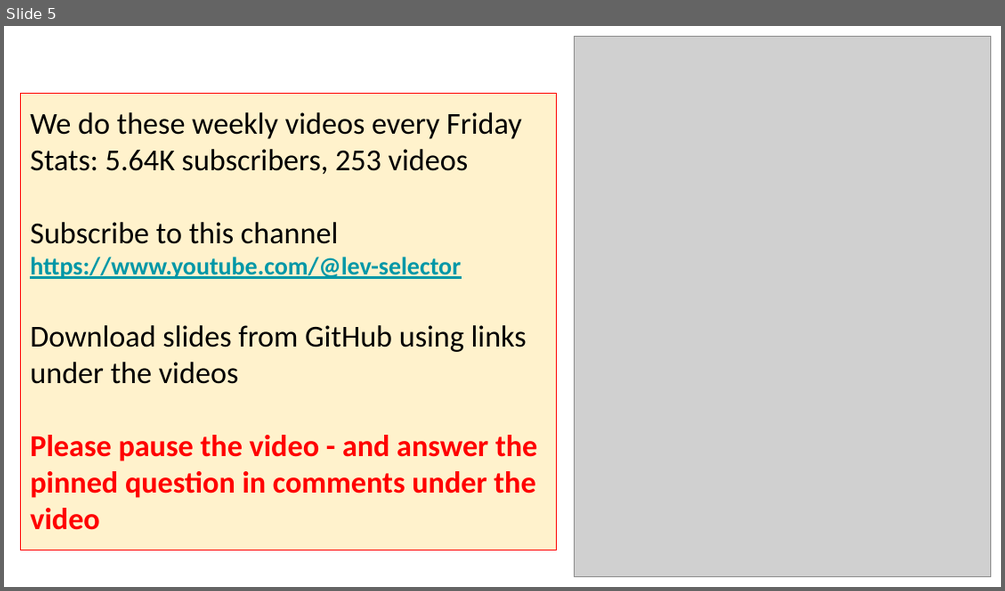
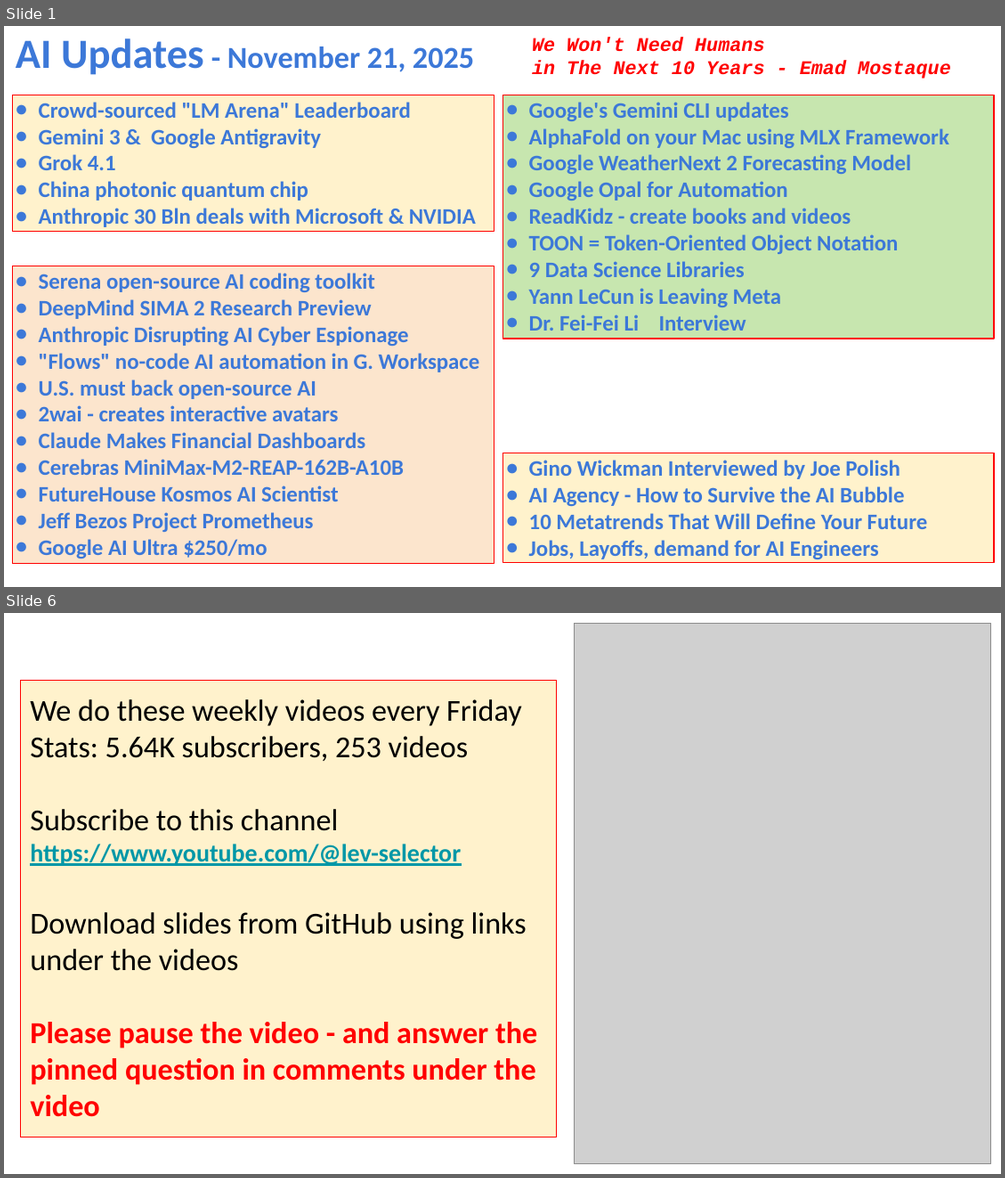
Before and after one commit to lselector/seminar, a slide deck: 2025/2025-11-21-AI-Updates.pptx. Shown one above the other, each under a label of ours: slide 5 before the commit, slides 1 and 6 after it; the slides between them are not shown. The pictures are 1005x591 and 1005x1178 pixels, drawn with LibreOffice and Linux fonts; fonts in the diff are those of the drawing; grey boxes stand for pictures. Boxes give left, top, right and bottom in pixels: in the first picture for what was removed or moved away, otherwise in the second. Text is boxed around its words. In the diff, an @@ line names an element or a change of style, - is before the commit and + after.

```diff
--- a/2025/2025-11-21-AI-Updates.pptx
+++ b/2025/2025-11-21-AI-Updates.pptx
@@ slide 1 added at <box>4,26,1001,587</box>, background #FFFFFF @@
@@ text added at <box>16,38,474,75</box>, 22 pt, text #3C78D8, bold @@
+AI Updates - November 21, 2025
@@ text added at <box>532,37,951,79</box>, 14 pt, text #FF0000, bold, italic @@
+We Won't Need Humans
+in The Next 10 Years - Emad Mostaque
@@ rectangle added at <box>13,95,494,232</box>, fill #FFF2CC, outline #FF0000 0.75 pt, 16 pt, text #3C78D8, bold @@
+● Crowd-sourced "LM Arena" Leaderboard
+● Gemini 3 & Google Antigravity
+● Grok 4.1
+● China photonic quantum chip
+● Anthropic 30 Bln deals with Microsoft & NVIDIA
@@ rectangle added at <box>503,95,994,338</box>, fill #C7E6AF, outline #FF0000 0.75 pt, 16 pt, text #3C78D8, bold @@
+● Google's Gemini CLI updates
+● AlphaFold on your Mac using MLX Framework
+● Google WeatherNext 2 Forecasting Model
+● Google Opal for Automation
+● ReadKidz - create books and videos
+● TOON = Token-Oriented Object Notation
+● 9 Data Science Libraries
+● Yann LeCun is Leaving Meta
+● Dr. Fei-Fei Li Interview
@@ rectangle added at <box>13,266,494,564</box>, fill #FCE5CD, outline #FF0000 0.75 pt, 16 pt, text #3C78D8, bold @@
+● Serena open-source AI coding toolkit
+● DeepMind SIMA 2 Research Preview
+● Anthropic Disrupting AI Cyber Espionage
+● "Flows" no-code AI automation in G. Workspace
+● U.S. must back open-source AI
+● 2wai - creates interactive avatars
+● Claude Makes Financial Dashboards
+● Cerebras MiniMax-M2-REAP-162B-A10B
+● FutureHouse Kosmos AI Scientist
+● Jeff Bezos Project Prometheus
+● Google AI Ultra $250/mo
@@ rectangle added at <box>503,452,994,563</box>, fill #FFF2CC, outline #FF0000 0.75 pt, 16 pt, text #3C78D8, bold @@
+● Gino Wickman Interviewed by Joe Polish
+● AI Agency - How to Survive the AI Bubble
+● 10 Metatrends That Will Define Your Future
+● Jobs, Layoffs, demand for AI Engineers
@@ what was slide 5 is now slide 6 @@
```
Also in this commit, not shown: 9 slides changed, 2 other slides added, 1 slide removed.
